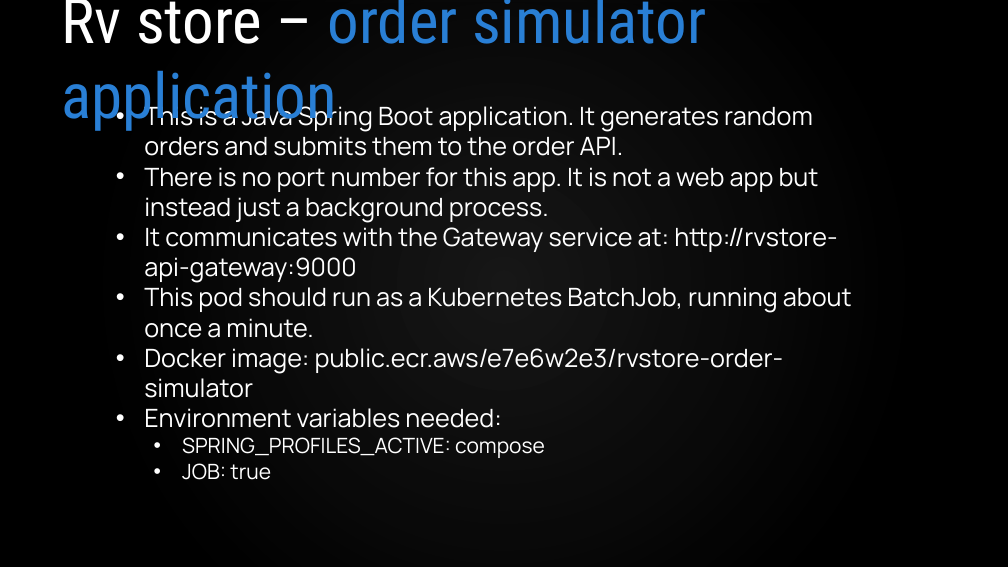
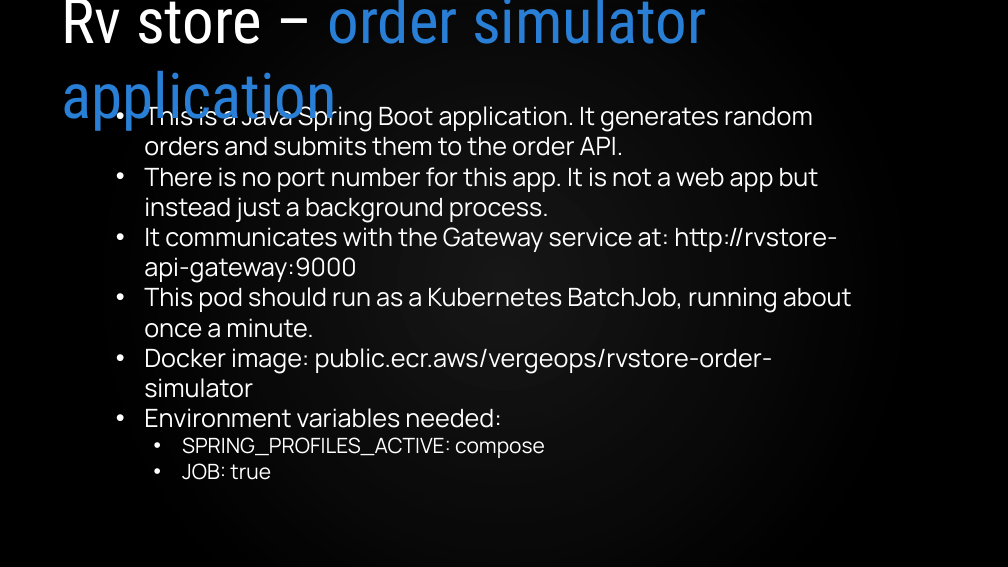
Before and after one commit to VergeOps/k8s-rvstore, a slide deck: slide 14 of rvstore_hackathon/Kubernetes-RV Store Hackathon.pptx. Drawn at 1008x567 pixels with LibreOffice and Linux fonts; fonts in the diff are those of the drawing; background and template pictures are left out. Boxes give left, top, right and bottom in pixels: in the first picture for what was removed or moved away, otherwise in the second. Text is boxed around its words. In the diff, an @@ line names an element or a change of style, - is before the commit and + after.

Commit message:
Fixed image names

```diff
--- a/rvstore_hackathon/Kubernetes-RV Store Hackathon.pptx
+++ b/rvstore_hackathon/Kubernetes-RV Store Hackathon.pptx
@@ text at [144, 348, 773, 398]: text changed @@
-• Docker image: public.ecr.aws/e7e6w2e3/rvstore-order-simulator
+• Docker image: public.ecr.aws/vergeops/rvstore-order-simulator
```
Also in this commit, not shown: 7 other slides changed.
